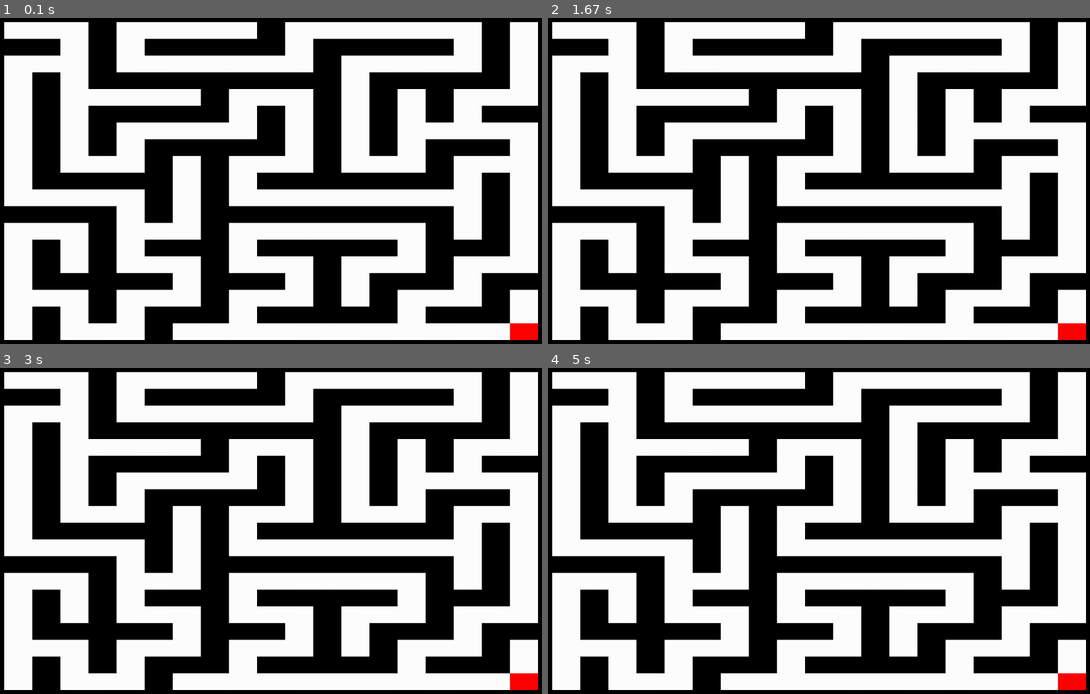
Above: before the commit, frames 1-4 (two rows, left to right).
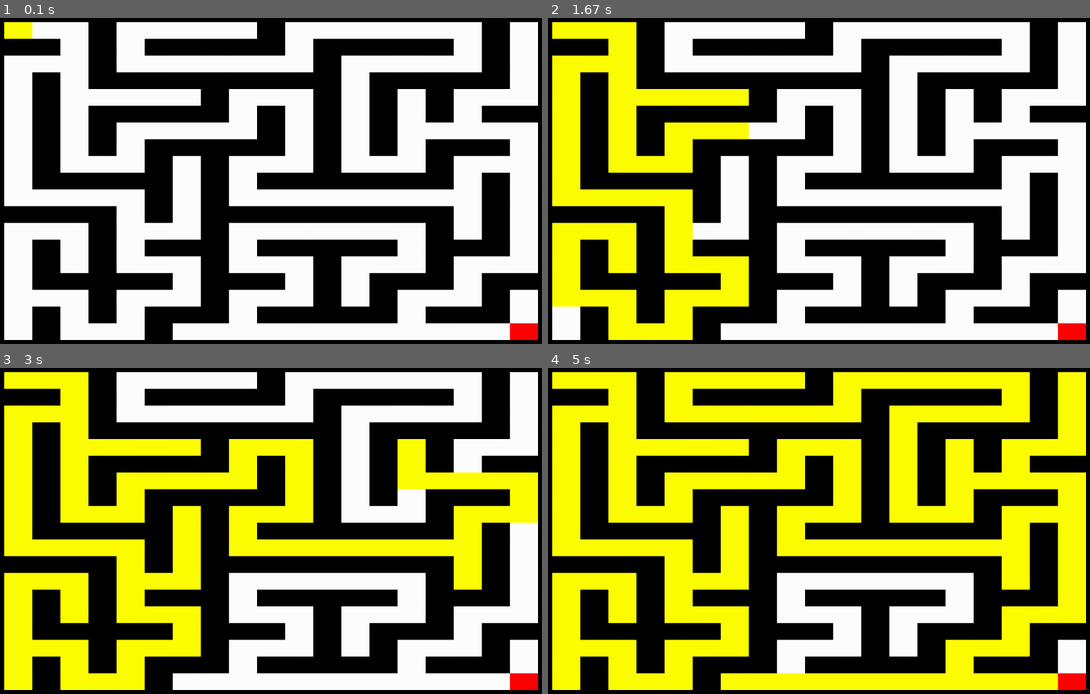
Above: after the commit, the same moments.

Repository: UltraViolet33/Maze-Solver
Game: pygame game, started from main.py
Two runs of this game, one before a commit and one after it. Both use one fixed random seed, a clock stepped at 60 frames per second and the inputs below.
Inputs:
- Up to frame 1 (0.1 s): no input
- Up to frame 2 (1.67 s): no input
- Up to frame 3 (3 s): no input
- Up to frame 4 (5 s): no input

The runs differ from the first frame. In frame 1, 0.3% of the frame differs, in the area x 0-7%, y 1-7%; in frame 2, 17%; in frame 3, 29%; in frame 4, 47%, in the area x 0-100%, y 1-99%.

Commit message:
display solve path from solve maze class

Diff:
--- a/Maze.py
+++ b/Maze.py
@@ -2,6 +2,7 @@
 import sys
 from settings import *
 import random
+from Solve_maze import SolveMaze
 
 
 class Maze:
@@ -137,5 +138,7 @@
     def run(self):
         self.generate()
         self.draw_maze()
+        solve = SolveMaze(elem_maze=self.elem_list, draw=self.draw_maze)
+        solve.solve()
         while True:
             self.check_events()
--- a/Solve_maze.py
+++ b/Solve_maze.py
@@ -1,13 +1,95 @@
+import random
+from settings import *
+import pygame as pg
 
 
-class SolveMaze():
-
-
-    def __init__(self, elem_maze):
+class SolveMaze:
+    def __init__(self, elem_maze, draw):
+        self.draw = draw
         self.cur_x = 1
         self.cur_y = 1
-        self.elem_maze = elem_maze
+        self.elem_list = elem_maze
+        self.maze_width = MAZE_WIDTH * 2 + 1
+        self.maze_height = MAZE_HEIGHT * 2 + 1
+        self.solve_path = []
         self.is_solve = False
         self.goal_x = 19
         self.goal_y = 19
         self.direction = 0
+
+    def solve(self):
+        while not self.is_solve:
+            self.elem_list[self.cur_x][self.cur_y] = 5
+            pg.time.delay(50)  # Add a small delay to visualize the final maze
+            self.draw()
+
+            if self.cur_x == self.goal_x and self.cur_y == self.goal_y:
+                self.is_solve = True
+                return True
+            possibles_moves = self.check_valid_moves()
+
+    #     print(possibles_moves)
+            if len(possibles_moves):
+                self.direction = random.choice(possibles_moves)
+                if len(possibles_moves) > 1:
+                    self.solve_path.append([self.cur_x, self.cur_y])
+                self.set_solution_path()
+            else:
+                if not self.solve_path:
+                    return False
+    #         # Print the contents of solve_path for debugging
+    #         print("solve_path:", solve_path)
+
+                path = random.choice(self.solve_path)
+                self.solve_path.remove(path)
+                self.cur_x = path[0]
+                self.cur_y = path[1]
+
+    # return False
+
+    def check_valid_moves(self):
+        temp_list = []
+
+        if self.cur_x + 1 != self.maze_width - 1:
+            if (
+                self.elem_list[self.cur_x + 1][self.cur_y] != 1
+                and self.elem_list[self.cur_x + 1][self.cur_y] != 5
+            ):
+                temp_list.append(0)
+
+        if self.cur_y + 1 != self.maze_height - 1:
+            if (
+                self.elem_list[self.cur_x][self.cur_y + 1] != 1
+                and self.elem_list[self.cur_x][self.cur_y + 1] != 5
+            ):
+                temp_list.append(1)
+
+        if self.cur_x - 1 != 0:
+            if (
+                self.elem_list[self.cur_x - 1][self.cur_y] != 1
+                and self.elem_list[self.cur_x - 1][self.cur_y] != 5
+            ):
+                temp_list.append(2)
+
+        if self.cur_y - 1 != 0:
+            if (
+                self.elem_list[self.cur_x][self.cur_y - 1] != 1
+                and self.elem_list[self.cur_x][self.cur_y - 1] != 5
+            ):
+                temp_list.append(3)
+
+        return temp_list
+
+    def set_solution_path(self):
+        if self.direction == 0:
+            self.elem_list[self.cur_x + 1][self.cur_y] = 5
+            self.cur_x += 2
+        if self.direction == 1:
+            self.elem_list[self.cur_x][self.cur_y + 1] = 5
+            self.cur_y += 2
+        if self.direction == 2:
+            self.elem_list[self.cur_x - 1][self.cur_y] = 5
+            self.cur_x -= 2
+        if self.direction == 3:
+            self.elem_list[self.cur_x][self.cur_y - 1] = 5
+            self.cur_y -= 2
--- a/maze_pygame.py
+++ b/maze_pygame.py
@@ -1,5 +1,6 @@
 import pygame
 import random
+
 
 y = 5
 x = 5
